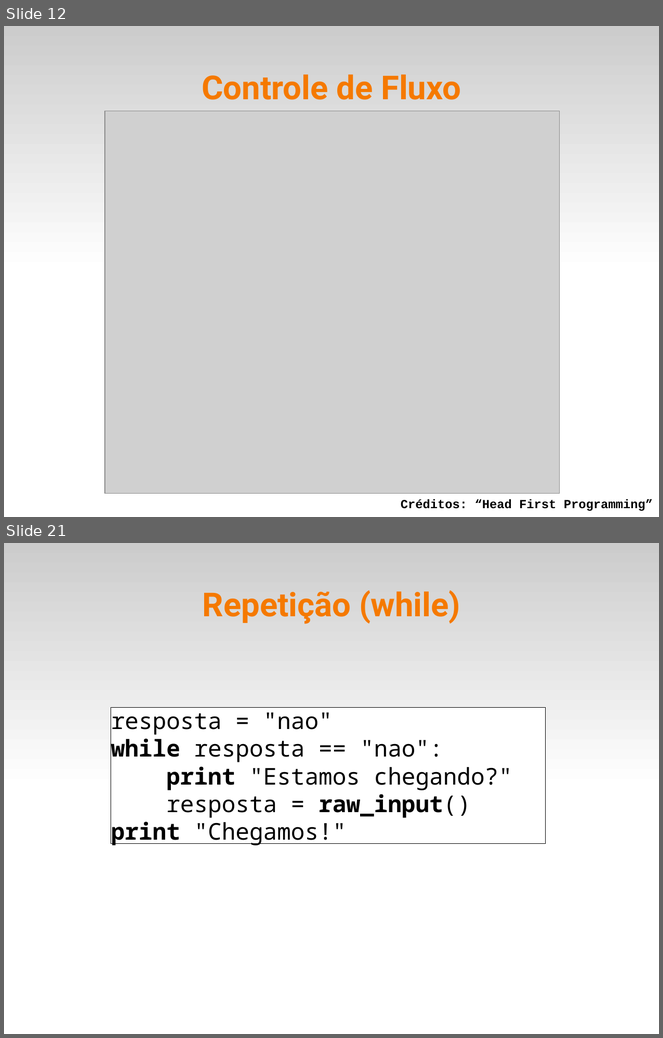
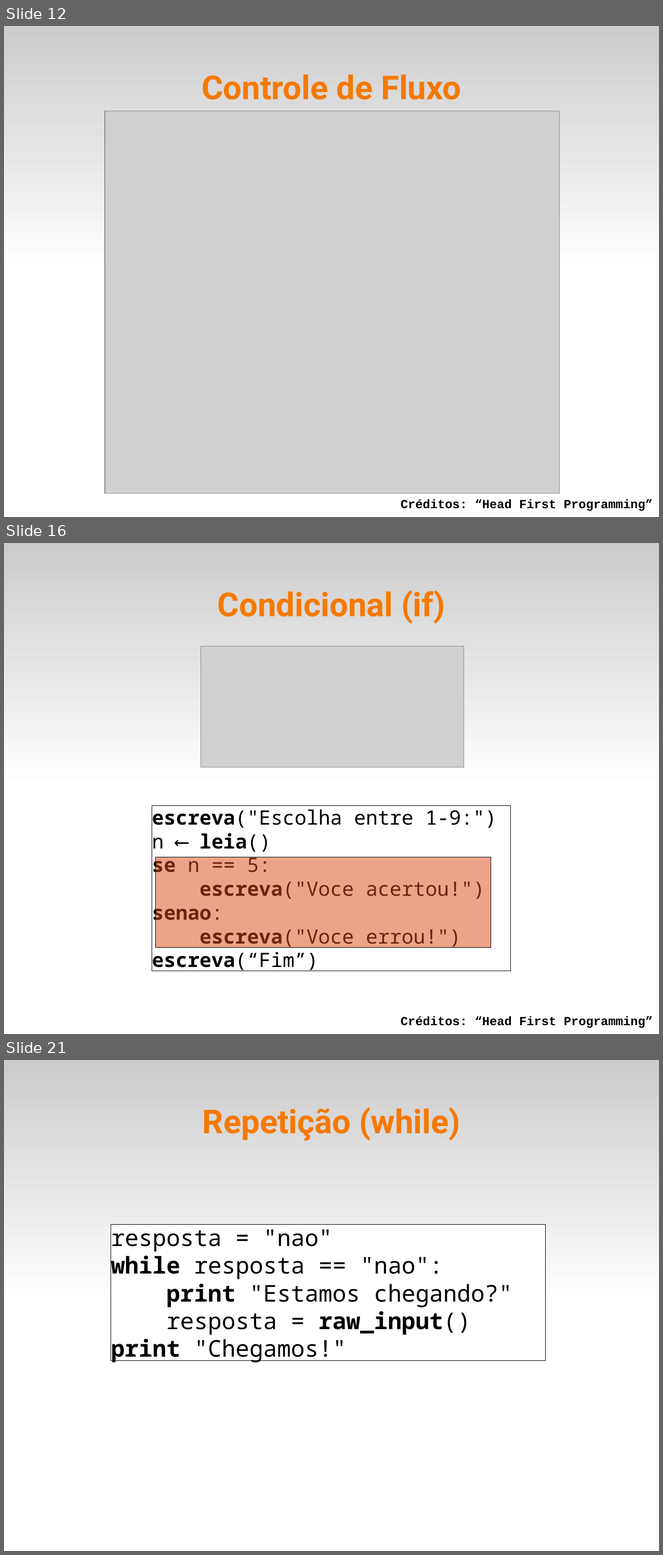
Before and after one commit to fsantanna-uerj/IPD, a slide deck: slides/ipd-03.odp. Shown one above the other, each under a label of ours: slides 12 and 21 before the commit, slides 12, 16 and 21 after it; the slides between them are not shown. The pictures are 663x1038 and 663x1555 pixels, drawn with LibreOffice and Linux fonts; fonts in the diff are those of the drawing; grey boxes stand for pictures. Boxes give left, top, right and bottom in pixels: in the first picture for what was removed or moved away, otherwise in the second. Text is boxed around its words. In the diff, an @@ line names an element or a change of style, - is before the commit and + after.

```diff
--- a/slides/ipd-03.odp
+++ b/slides/ipd-03.odp
@@ slide 16 added at [4,543,659,1034], background #FFFFFF; not listed: 1 template element that a slide beside it also shows @@
@@ title added at [218,590,445,624], 40 pt, text #F57900, bold @@
+Condicional (if)
@@ picture added at [201,646,464,767] @@
@@ rectangle added at [152,806,510,971], fill #FFFFFF, outline #000000 0 pt, 24 pt, text #000000 @@
+escreva("Escolha entre 1-9:")
+n ⟵ leia()
+se n == 5:
+escreva("Voce acertou!")
+senao:
+escreva("Voce errou!")
+escreva(“Fim”)
@@ rectangle added at [156,857,491,948], fill #DD4814 at 50% opacity, outline #000000 0 pt @@
@@ text added at [401,1017,653,1028], 15 pt, text #000000, bold @@
+Créditos: “Head First Programming”
```
Also in this commit, not shown: 10 slides changed, 2 other slides added, 3 slides removed, 4 other files.
